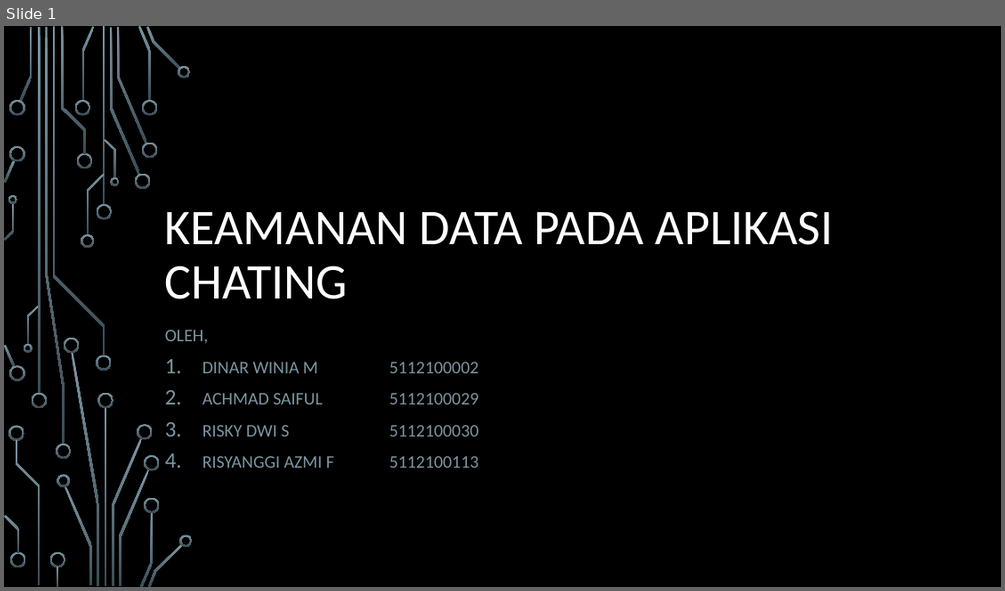
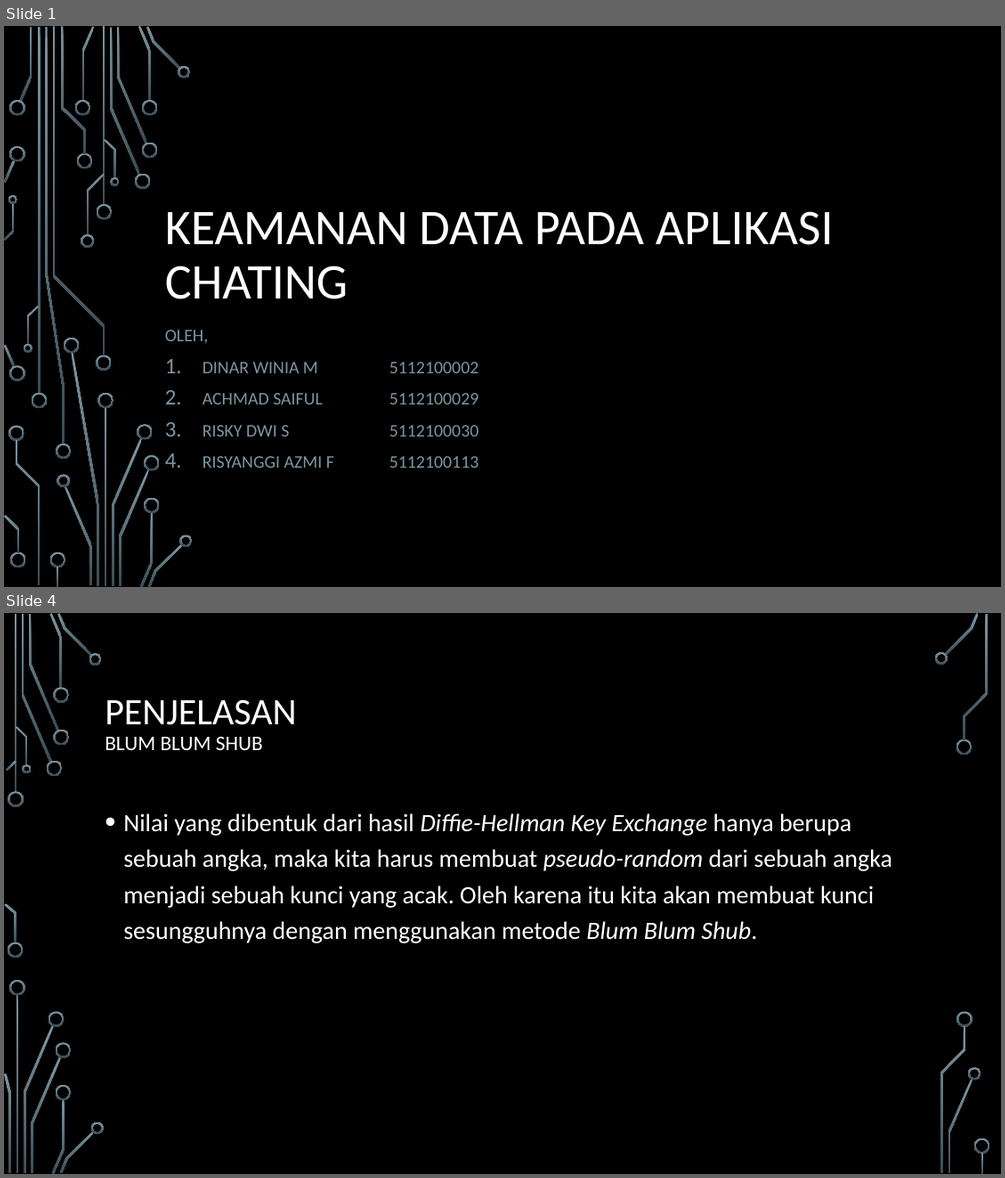
Before and after one commit to dinarwm/private-chat, a slide deck: Keamanan data Pada Aplikasi chatting.pptx. Shown one above the other, each under a label of ours: slide 1 before the commit, slides 1 and 4 after it; the slides between them are not shown. The pictures are 1005x591 and 1005x1178 pixels, drawn with LibreOffice and Linux fonts; fonts in the diff are those of the drawing; background and template pictures are left out. Boxes give left, top, right and bottom in pixels: in the first picture for what was removed or moved away, otherwise in the second. Text is boxed around its words. In the diff, an @@ line names an element or a change of style, - is before the commit and + after.

```diff
--- a/Keamanan data Pada Aplikasi chatting.pptx
+++ b/Keamanan data Pada Aplikasi chatting.pptx
@@ slide 4 added at (4, 613, 1001, 1174), background picture (left out) @@
@@ title added at (105, 699, 296, 750), 20 pt, text #FFFFFF @@
+PENJELASAN
+BLUM BLUM SHUB
@@ text added at (123, 813, 892, 943), 24 pt, text #FFFFFF @@
+• Nilai yang dibentuk dari hasil Diffie-Hellman Key Exchange hanya berupa sebuah angka, maka kita harus membuat pseudo-random dari sebuah angka menjadi sebuah kunci yang acak. Oleh karena itu kita akan membuat kunci sesungguhnya dengan menggunakan metode Blum Blum Shub.
@@ group added at (4, 613, 989, 1174): 33 freeform shapes, 3 rectangles @@
```
Also in this commit, not shown: 3 slides changed, 3 other slides added, 2 slides removed.
